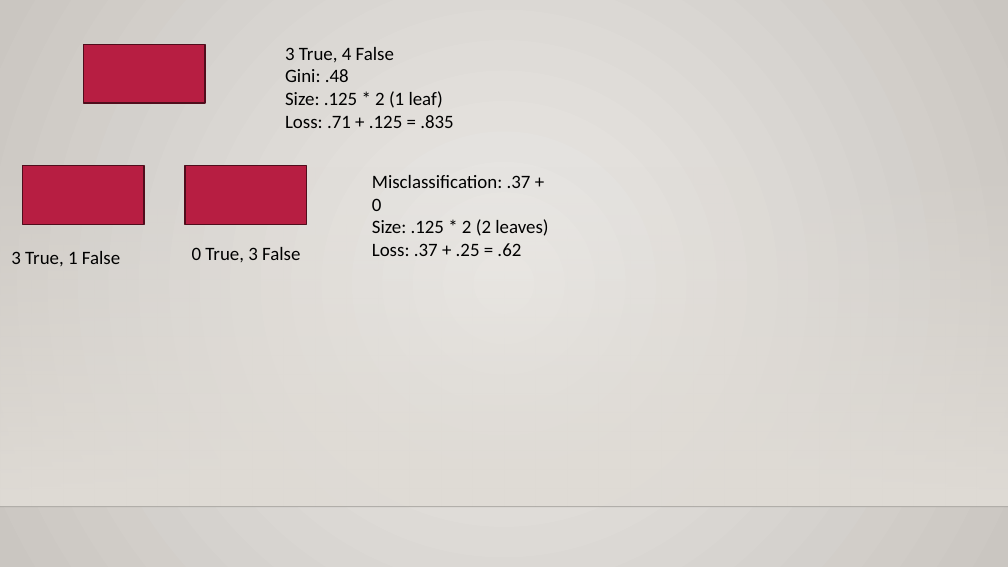
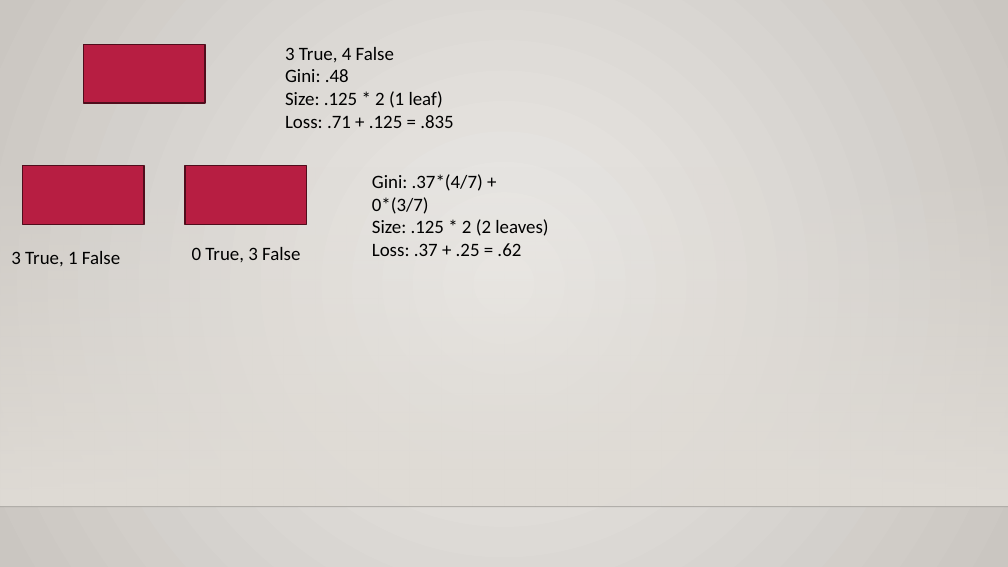
Before and after one commit to AkeemSemperDataScience/Intro_to_Machine_Learning_Students, a slide deck: slide 33 of reference_content/Slides/002_Trees_EDA.pptx (slide 32 before the commit). Drawn at 1008x567 pixels with LibreOffice and Linux fonts; fonts in the diff are those of the drawing; background and template pictures are left out. Boxes give left, top, right and bottom in pixels: in the first picture for what was removed or moved away, otherwise in the second. Text is boxed around its words. In the diff, an @@ line names an element or a change of style, - is before the commit and + after.

```diff
--- a/reference_content/Slides/002_Trees_EDA.pptx
+++ b/reference_content/Slides/002_Trees_EDA.pptx
@@ text at box(372, 174, 483, 214): text changed @@
-Misclassification: .37 + 0
+Gini: .37*(4/7) + 0*(3/7)
```
Also in this commit, not shown: 5 other slides changed, 2 slides added, 5 other files.
